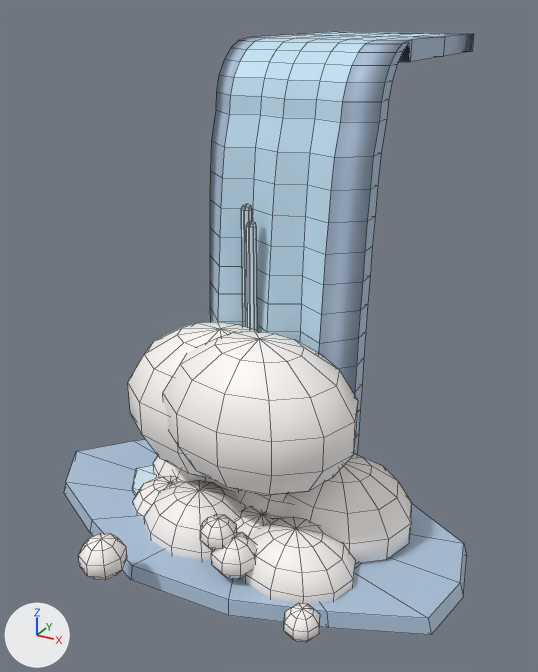
The FBX model Assets/Art/Models/Environment/Water/Waterfall_Small.fbx: old version first, new version second.
Rendered twice from a 50 mm lens placed at (1.72, -3.63, 2.54), pointed at (-0.08, -0.36, 0.9). Lighting does not change. The marker at lower left points along +X, +Y and +Z. The older version comes first. Mesh edges are drawn as thin lines. Where no turn or scale is listed for an object, it has been applied to the vertices.

Before the edit, the objects in view are built like this:
```python
me_waterfall_small = bpy.data.meshes.new('Waterfall_Small')
me_waterfall_small.from_pydata(...)  # 1476 vertices, 1608 faces; spans x -1.26..1.2, y -1.67..1.28, z -0.06..2.4
# faces by material slot: [92, 284, 148, 916, 168]
me_waterfall_small.materials.append(mat_m_env_water)  # blue #c5e5f6
me_waterfall_small.materials.append(mat_m_env_waterdeep)  # blue #adc4dc
me_waterfall_small.materials.append(mat_m_env_waterlight)  # pale blue #d7edf7
me_waterfall_small.materials.append(mat_m_env_foam)  # white #fef9f6
me_waterfall_small.materials.append(mat_m_env_mist)  # white #fef9f6
ob_waterfall_small = bpy.data.objects.new('Waterfall_Small', me_waterfall_small)
ob_waterfall_small.location = (0.0, 0.0, 0.0)
```
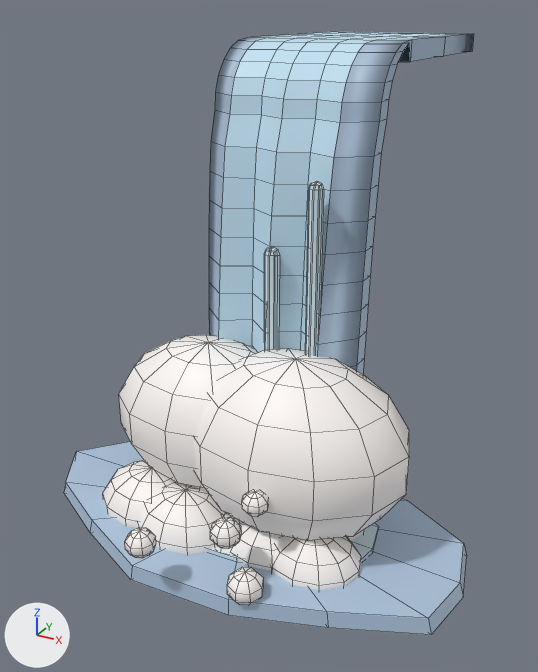
The change, as a diff of the scene's bpy script:
```diff
--- a/Assets/Art/Models/Environment/Water/Waterfall_Small.fbx.py
+++ b/Assets/Art/Models/Environment/Water/Waterfall_Small.fbx.py
@@ me_waterfall_small @@
 # used by ob_waterfall_small; location = (0.0, 0.0, 0.0)
-me_waterfall_small.from_pydata(...)  # 1476 vertices, 1608 faces; spans x -1.26..1.2, y -1.67..1.28, z -0.06..2.4
+me_waterfall_small.from_pydata(...)  # 1476 vertices, 1608 faces; spans x -1.26..1.2, y -1.54..1.28, z -0.06..2.4
+# me_waterfall_small part 1: the loose piece of 52 vertices spanning x -0.15..-0.08, y -0.54..-0.51, z 0.7..1.66 is scaled about its middle by (1.17, 1.16, 1.55), then moved by (0.38, -0.01, -0.11)
+# me_waterfall_small part 2: the loose piece of 74 vertices spanning x -0.69..-0.14, y -0.83..-0.38, z 0.02..0.27 is moved by (0.0, 0.07, 0.0)
+# me_waterfall_small part 3: the loose piece of 74 vertices spanning x -0.6..0.21, y -0.88..-0.21, z 0.04..0.4 is scaled about its middle by 0.957, then moved by (0.02, -0.11, -0.01)
+# me_waterfall_small part 4: the loose piece of 74 vertices spanning x -0.15..0.58, y -0.94..-0.34, z 0.03..0.36 is scaled about the mesh origin by 0.957
+# me_waterfall_small part 5: the loose piece of 74 vertices spanning x 0.04..0.87, y -0.94..-0.25, z 0.04..0.41 is scaled about its middle by 0.697, then moved by (-0.11, -0.04, -0.07)
+# me_waterfall_small part 6: the loose piece of 74 vertices spanning x -0.62..-0.17, y -1.09..-0.72, z -0.03..0.17 is scaled about its middle by 1.34, then moved by (-0.1, -0.02, 0.04)
+# me_waterfall_small part 7: the loose piece of 74 vertices spanning x -0.46..0.17, y -1.24..-0.72, z -0.02..0.26 is scaled about its middle by 0.937, then moved by (-0.08, -0.01, -0.01)
+# me_waterfall_small part 8: the loose piece of 74 vertices spanning x -0.19..0.25, y -1.12..-0.76, z -0.03..0.17 is moved by (0.03, 0.0, 0.0)
+# me_waterfall_small part 9: the loose piece of 74 vertices spanning x -0.05..0.46, y -1.15..-0.73, z -0.03..0.2 is scaled about its middle by 0.938, then moved by (0.03, 0.01, -0.01)
+# me_waterfall_small part 10: the loose piece of 74 vertices spanning x 0.13..0.74, y -1.27..-0.76, z -0.02..0.25 is scaled about its middle by 0.831, then moved by (0.05, 0.09, -0.03)
+# me_waterfall_small part 11: the loose piece of 34 vertices spanning x -0.41..-0.19, y -1.67..-1.45, z 0.09..0.29 is scaled about its middle by 0.657, then moved by (0.16, 0.09, 0.08)
+# me_waterfall_small part 12: the loose piece of 34 vertices spanning x 0.09..0.31, y -1.32..-1.09, z 0.03..0.24 is scaled about its middle by 0.565, then moved by (0.09, 0.04, 0.31)
+# me_waterfall_small part 13: the loose piece of 34 vertices spanning x 0.58..0.75, y -1.5..-1.33, z 0.04..0.19 is scaled about its middle by 0.907, then moved by (-0.48, 0.15, 0.19)
+# me_waterfall_small part 14: the loose piece of 34 vertices spanning x 0.03..0.2, y -1.3..-1.12, z 0.15..0.32 is moved by (0.2, -0.09, -0.17)
+# me_waterfall_small part 15: the loose piece of 74 vertices spanning x -0.7..0.36, y -1.11..-0.3, z 0.22..1.05 is moved by (-0.12, 0.06, -0.13)
+# me_waterfall_small part 16: the loose piece of 74 vertices spanning x -0.35..0.65, y -1.25..-0.48, z 0.34..1.13 is scaled about its middle by 1.22, then moved by (0.1, 0.19, -0.25)
+# me_waterfall_small part 17: 242 of 1476 vertices moved; they spanned x -0.45..0.45, y -0.6..-0.12, z 0.05..2.3 and now span x -0.45..0.45, y -0.62..-0.11, z 0.07..2.3; mean shift (0.02, 0.0, 0.01); largest move (-0.06, -0.52, 0.64) -> (0.07, -0.5, 0.84)
 me_waterfall_small.materials.append(mat_m_env_water)
```

What differs and where, as boxes (x1, y1, x2, y2) in the pictures (538 x 672 px; the box of a moved part takes in the faces that stretch with it):
'Waterfall_Small', reshaped: before (64, 31, 474, 642); after (64, 31, 474, 635)
part 1 of me_waterfall_small, moved or reshaped: before (241, 204, 253, 327); after (305, 181, 324, 356)
part 2 of me_waterfall_small, moved or reshaped (not visible afterwards): before (154, 456, 176, 478)
part 3 of me_waterfall_small, moved or reshaped (mostly hidden afterwards): before (174, 467, 237, 494); after (196, 487, 208, 492)
part 4 of me_waterfall_small, moved or reshaped (not visible afterwards): before (236, 490, 288, 518)
part 5 of me_waterfall_small, moved or reshaped (mostly hidden afterwards): before (285, 453, 412, 564); after (347, 530, 364, 541)
part 6 of me_waterfall_small, moved or reshaped: before (133, 476, 182, 519); after (103, 460, 175, 528)
part 7 of me_waterfall_small, moved or reshaped: before (144, 480, 244, 561); after (138, 482, 225, 555)
part 8 of me_waterfall_small, moved or reshaped (not visible before): after (216, 513, 243, 553)
part 9 of me_waterfall_small, moved or reshaped: before (236, 507, 279, 537); after (233, 523, 281, 571)
part 10 of me_waterfall_small, moved or reshaped: before (243, 517, 356, 605); after (271, 536, 361, 590)
part 11 of me_waterfall_small, moved or reshaped: before (78, 533, 127, 580); after (125, 528, 156, 559)
part 12 of me_waterfall_small, moved or reshaped: before (211, 532, 256, 579); after (242, 490, 268, 517)
part 13 of me_waterfall_small, moved or reshaped: before (284, 603, 320, 642); after (210, 517, 242, 549)
part 14 of me_waterfall_small, moved or reshaped: before (200, 514, 237, 551); after (227, 567, 264, 605)
part 15 of me_waterfall_small, moved or reshaped: before (128, 322, 257, 480); after (119, 335, 257, 488)
part 16 of me_waterfall_small, moved or reshaped: before (163, 331, 358, 496); after (194, 348, 409, 541)
part 17 of me_waterfall_small, moved or reshaped: before (210, 49, 385, 395); after (209, 49, 385, 371)
